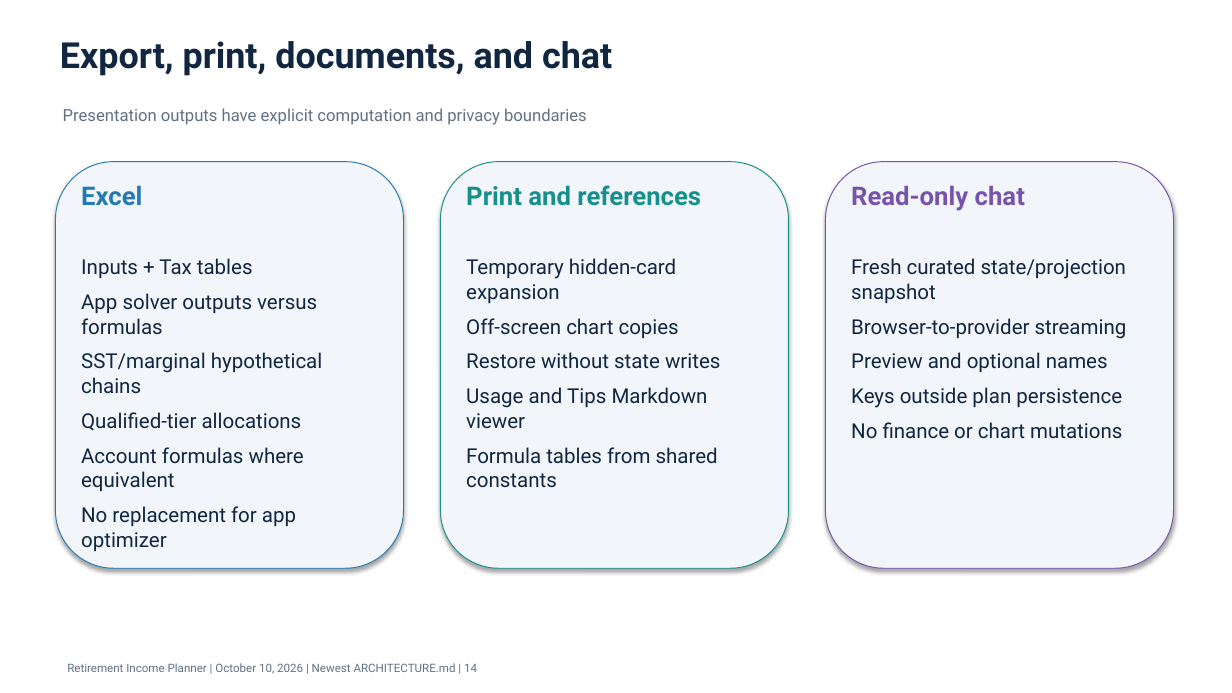
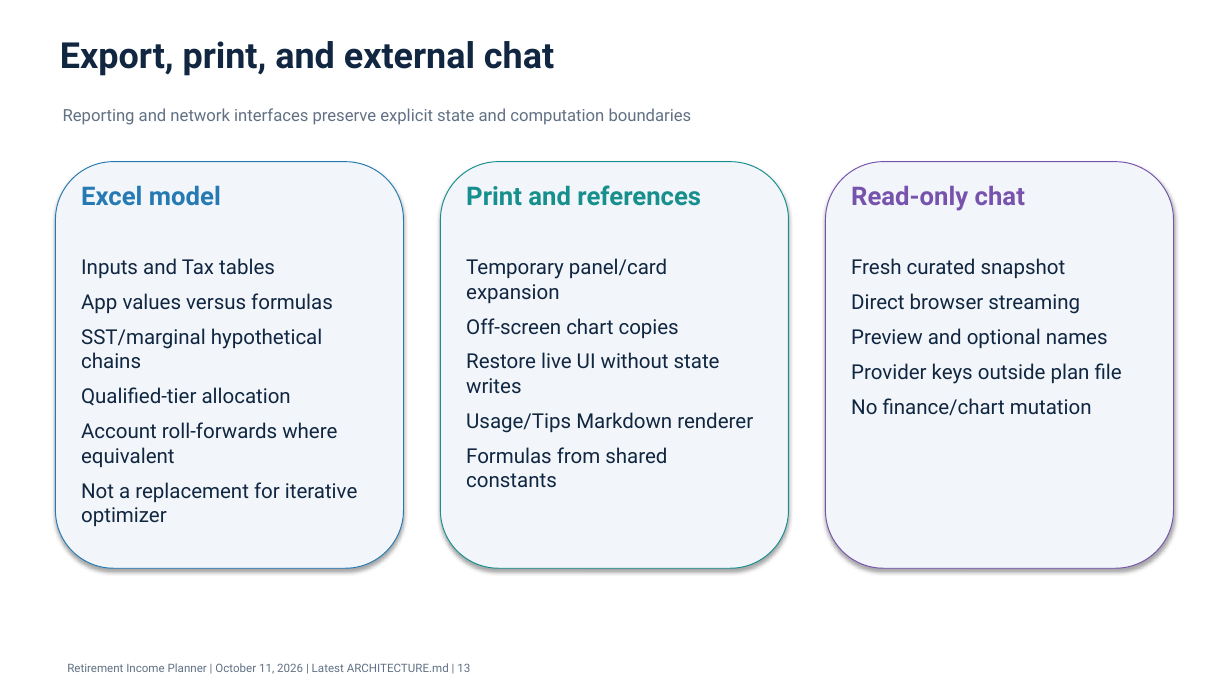
Before and after one commit to howardc64/retirefin, a slide deck: slide 13 of docs/retirement_income_planner_architecture.pptx (slide 14 before the commit). Drawn at 1232x693 pixels with LibreOffice and Linux fonts; fonts in the diff are those of the drawing. Boxes give left, top, right and bottom in pixels: in the first picture for what was removed or moved away, otherwise in the second. Text is boxed around its words. In the diff, an @@ line names an element or a change of style, - is before the commit and + after.

```diff
--- a/docs/retirement_income_planner_architecture.pptx
+++ b/docs/retirement_income_planner_architecture.pptx
@@ text at (60,41,554,76): text changed @@
-Export, print, documents, and chat
+Export, print, and external chat
@@ text at (63,108,692,125): text changed @@
-Presentation outputs have explicit computation and privacy boundaries
+Reporting and network interfaces preserve explicit state and computation boundaries
@@ text at (81,185,221,206): text changed @@
-Excel
+Excel model
@@ text at (81,258,333,313): text changed @@
-Inputs + Tax tables
-App solver outputs versus formulas
+Inputs and Tax tables
+App values versus formulas
@@ text at (466,258,667,303): text changed @@
-Temporary hidden-card expansion
+Temporary panel/card expansion
@@ text at (851,258,1066,278): text changed @@
-Fresh curated state/projection snapshot
-Browser-to-provider streaming
+Fresh curated snapshot
+Direct browser streaming
@@ text at (466,352,753,488): text changed @@
-Restore without state writes
-Usage and Tips Markdown viewer
-Formula tables from shared constants
+Restore live UI without state writes
+Usage/Tips Markdown renderer
+Formulas from shared constants
@@ text at (81,387,358,526): text changed @@
-Qualified-tier allocations
-Account formulas where equivalent
-No replacement for app optimizer
+Qualified-tier allocation
+Account roll-forwards where equivalent
+Not a replacement for iterative optimizer
@@ text at (851,363,1122,416): text changed @@
-Keys outside plan persistence
-No finance or chart mutations
+Provider keys outside plan file
+No finance/chart mutation
@@ text at (67,663,470,674): text changed @@
-Retirement Income Planner | October 10, 2026 | Newest ARCHITECTURE.md | 14
+Retirement Income Planner | October 11, 2026 | Latest ARCHITECTURE.md | 13
```
Also in this commit, not shown: 6 other slides changed, 7 slides added, 8 slides removed, 20 other files.
